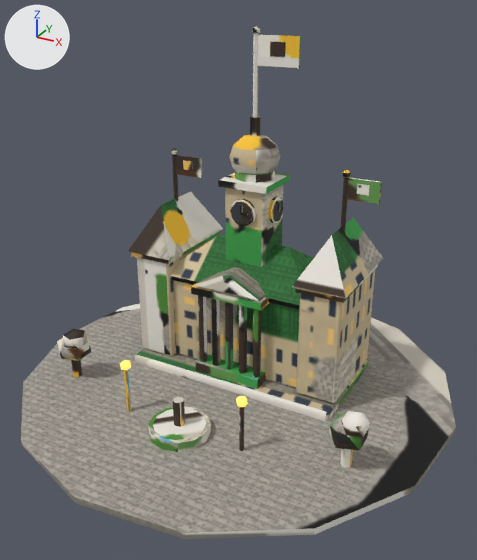
A saved change to the glTF model game/assets/models/residence_dl5_green.glb.
Camera for both pictures: a 50 mm lens placed at (1.12, -2.02, 1.46), pointed at (0.05, -0.07, 0.48). Every picture has the same lights, and +X, +Y and +Z are marked at upper left. The picture after the commit comes second. Vertices at exactly the same position are counted once.

In view in the first picture: 'residence_dl5_green'.
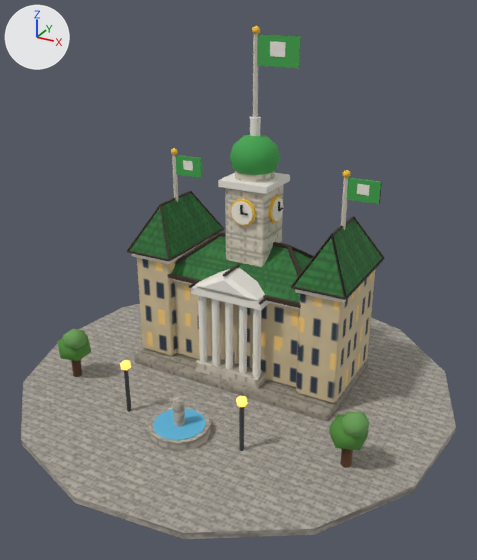
Boxes (x1, y1, x2, y2) around the edits, measured in the pictures (477 x 560 px):
part 1 of me_m, added
    after: (221, 232, 289, 249)
part 2 of me_m, added
    after: (168, 273, 301, 308)
part 3 of me_m, added
    after: (160, 191, 191, 206)
part 4 of me_m, added
    after: (127, 251, 169, 261)
part 5 of me_m, added
    after: (169, 228, 224, 261)
part 6 of me_m, added
    after: (331, 216, 354, 235)
part 7 of me_m, added
    after: (291, 286, 346, 300)
part 8 of me_m, added
    after: (346, 258, 384, 300)
part 9 of me_m, added
    after: (223, 263, 240, 277)
part 10 of me_m, added
    after: (127, 191, 223, 265)
part 11 of me_m, added
    after: (287, 217, 384, 299)
part 12 of me_m, surface changed
    both: (21, 26, 456, 539)

Diff of the bpy script that builds the scene:
```diff
--- a/game/assets/models/residence_dl5_green.glb.py
+++ b/game/assets/models/residence_dl5_green.glb.py
@@ me_m @@
 # used by ob_residence_dl5_green; location = (0.0, 0.0, 0.0)
-me_m.from_pydata(...)  # 974 vertices, 1688 faces; spans x -0.86..0.86, y -0.85..0.85, z -0.01..1.35
+me_m.from_pydata(...)  # 1214 vertices, 2048 faces; spans x -0.86..0.86, y -0.85..0.85, z -0.01..1.35
+# me_m part 1: a new loose piece, a box spanning x -0.15..0.15, y 0.133..0.147, z 0.553..0.567, in mat_baked (picture img_bake)
+# me_m part 2: a new loose piece, a box spanning x -0.33..0.33, y -0.047..-0.033, z 0.413..0.427, in mat_baked (picture img_bake)
+# me_m part 3: a new loose piece, a box spanning x -0.3636..-0.3564, y 0.03..0.25, z 0.6764..0.6836, in mat_baked (picture img_bake)
+# me_m part 4: a new loose piece, a box spanning x -0.46..-0.26, y -0.0736..-0.0664, z 0.4964..0.5036, in mat_baked (picture img_bake)
+# me_m part 5: a new loose piece, a box spanning x -0.2636..-0.2564, y -0.07..0.35, z 0.4964..0.5036, in mat_baked (picture img_bake)
+# me_m part 6: a new loose piece, a box spanning x 0.3564..0.3636, y 0.03..0.25, z 0.6764..0.6836, in mat_baked (picture img_bake)
+# me_m part 7: a new loose piece, a box spanning x 0.26..0.46, y -0.0736..-0.0664, z 0.4964..0.5036, in mat_baked (picture img_bake)
+# me_m part 8: a new loose piece, a box spanning x 0.4564..0.4636, y -0.07..0.35, z 0.4964..0.5036, in mat_baked (picture img_bake)
+# me_m part 9: a new loose piece, a box spanning x -0.004..0.004, y -0.1..0.02, z 0.4976..0.5056, in mat_baked (picture img_bake)
+# me_m part 10: 48 vertices added at x -0.46..-0.14, y -0.07..0.35, z 0.41..0.68
+# me_m part 11: 48 vertices added at x 0.14..0.46, y -0.07..0.35, z 0.41..0.68
+# me_m part 12: 1674 kept faces spanning x -0.86..0.86, y -0.85..0.85, z -0.01..1.35 get new texture (UV) coordinates
+# other edits to the shape of me_m do not show in these pictures
 me_m.materials.append(mat_baked)
```
